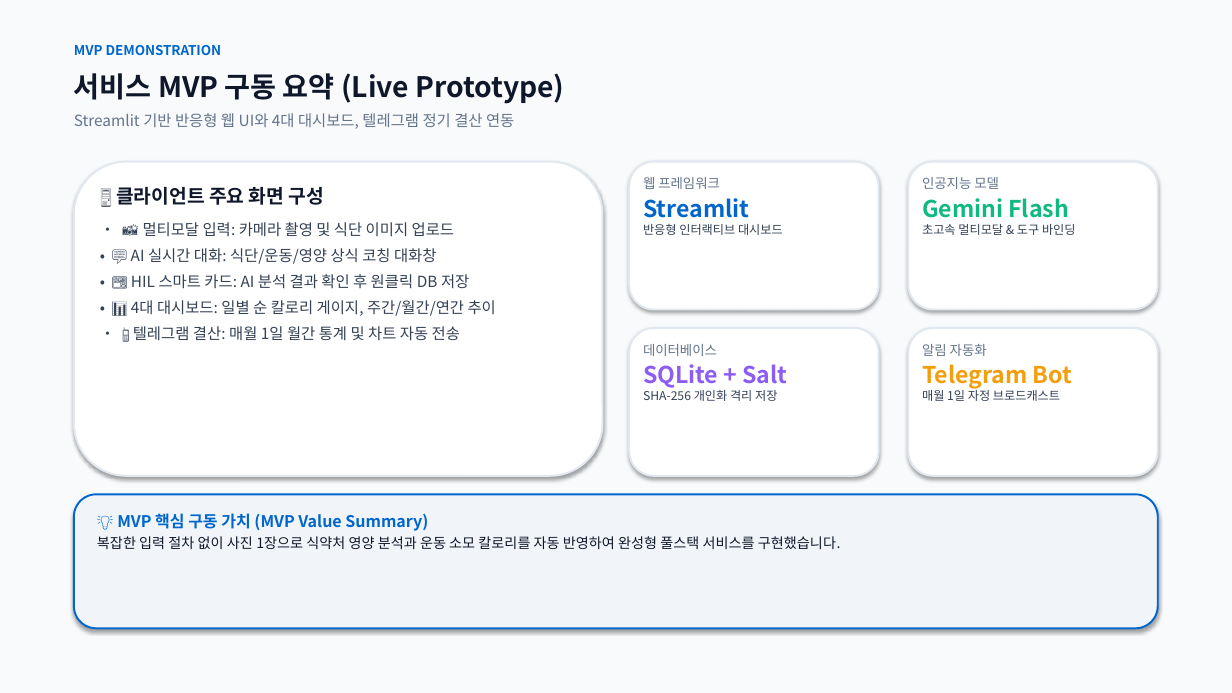
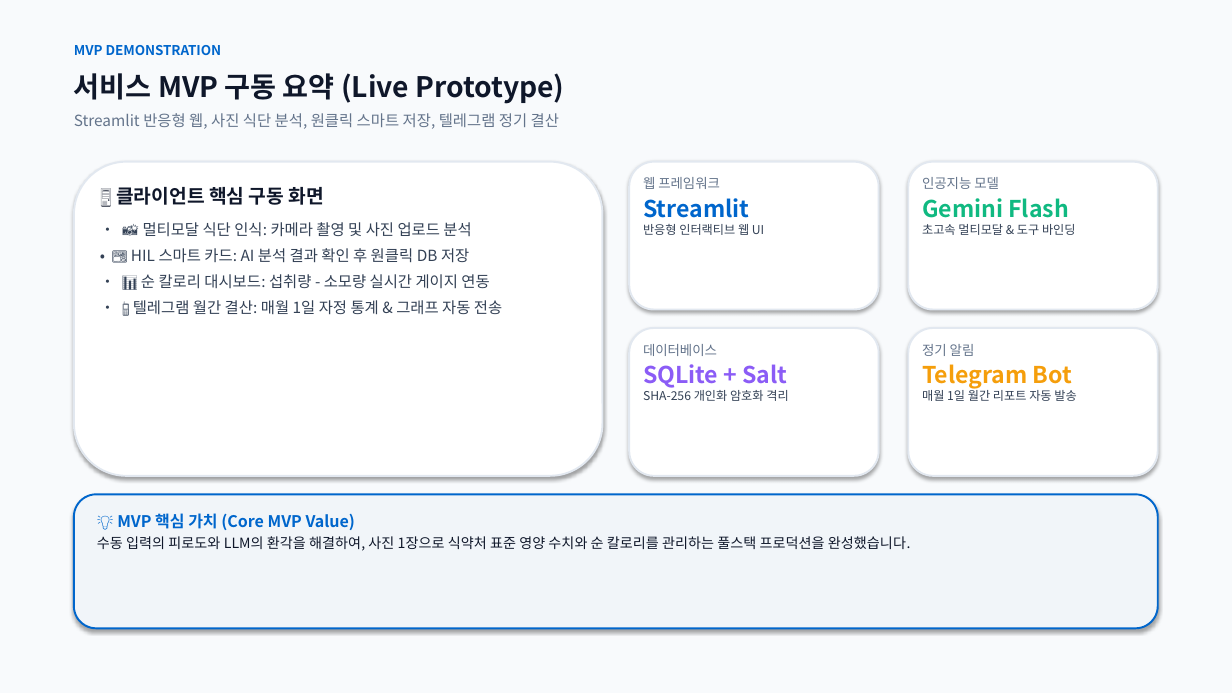
Before and after one commit to rye6837-web/impossible_to_get_lost_my_weight, a slide deck: slide 3 of AI_Diet_Coach_Presentation.pptx (slide 4 before the commit). Drawn at 1232x693 pixels with LibreOffice and Linux fonts; fonts in the diff are those of the drawing. Boxes give left, top, right and bottom in pixels: in the first picture for what was removed or moved away, otherwise in the second. Text is boxed around its words. In the diff, an @@ line names an element or a change of style, - is before the commit and + after.

```diff
--- a/AI_Diet_Coach_Presentation.pptx
+++ b/AI_Diet_Coach_Presentation.pptx
@@ text at box(74, 113, 559, 129): text changed @@
-Streamlit 기반 반응형 웹 UI와 4대 대시보드, 텔레그램 정기 결산 연동
+Streamlit 반응형 웹, 사진 식단 분석, 원클릭 스마트 저장, 텔레그램 정기 결산
@@ text at box(116, 187, 471, 237): text changed @@
-🖥️ 클라이언트 주요 화면 구성
-• 📸 멀티모달 입력: 카메라 촬영 및 식단 이미지 업로드
-• 💬 AI 실시간 대화: 식단/운동/영양 상식 코칭 대화창
+🖥️ 클라이언트 핵심 구동 화면
+• 📸 멀티모달 식단 인식: 카메라 촬영 및 사진 업로드 분석
@@ text at box(643, 224, 764, 235): text changed @@
-반응형 인터랙티브 대시보드
+반응형 인터랙티브 웹 UI
@@ text at box(133, 274, 502, 315): text changed @@
-• 📊 4대 대시보드: 일별 순 칼로리 게이지, 주간/월간/연간 추이
-• 📱 텔레그램 결산: 매월 1일 월간 통계 및 차트 자동 전송
+• 📊 순 칼로리 대시보드: 섭취량 - 소모량 실시간 게이지 연동
+• 📱 텔레그램 월간 결산: 매월 1일 자정 통계 & 그래프 자동 전송
@@ text at box(922, 344, 975, 356): text changed @@
-알림 자동화
+정기 알림
@@ text at box(643, 387, 788, 401): text changed @@
-SHA-256 개인화 격리 저장
+SHA-256 개인화 암호화 격리
@@ text at box(922, 387, 1076, 401): text changed @@
-매월 1일 자정 브로드캐스트
+매월 1일 월간 리포트 자동 발송
@@ text at box(97, 513, 911, 551): text changed @@
-💡 MVP 핵심 구동 가치 (MVP Value Summary)
-복잡한 입력 절차 없이 사진 1장으로 식약처 영양 분석과 운동 소모 칼로리를 자동 반영하여 완성형 풀스택 서비스를 구현했습니다.
+💡 MVP 핵심 가치 (Core MVP Value)
+수동 입력의 피로도와 LLM의 환각을 해결하여, 사진 1장으로 식약처 표준 영양 수치와 순 칼로리를 관리하는 풀스택 프로덕션을 완성했습니다.
```
Also in this commit, not shown: 12 other slides changed, 1 slide added, 1 slide removed, 2 other files.
